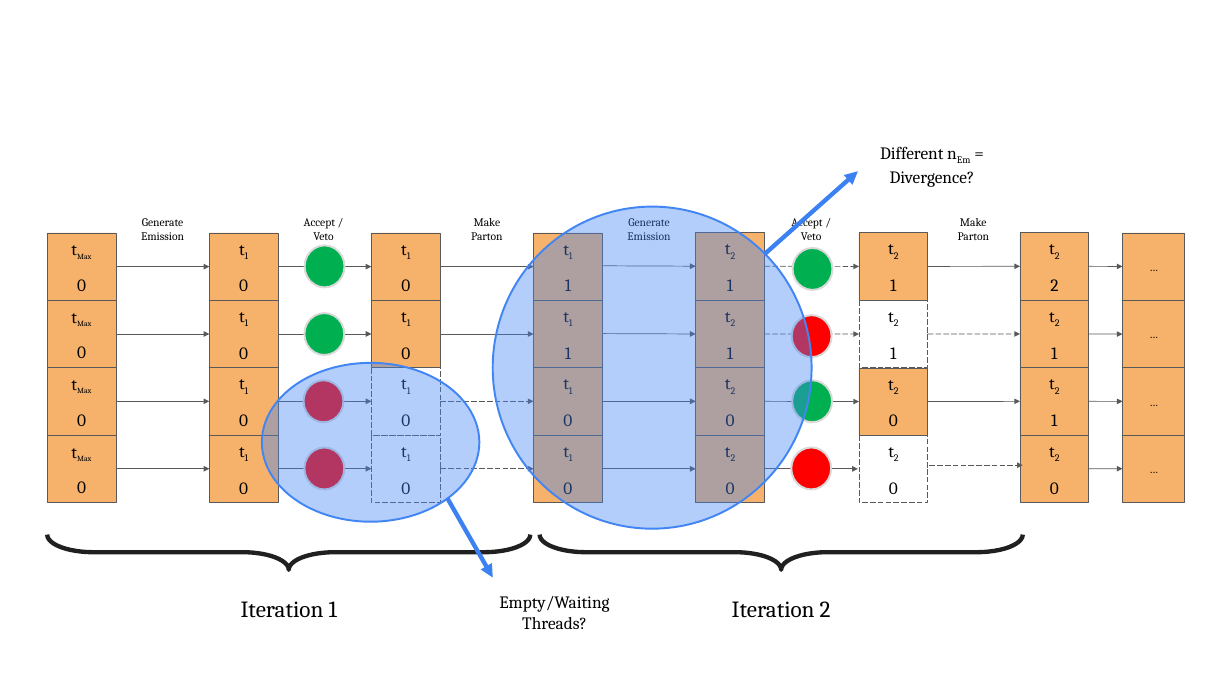
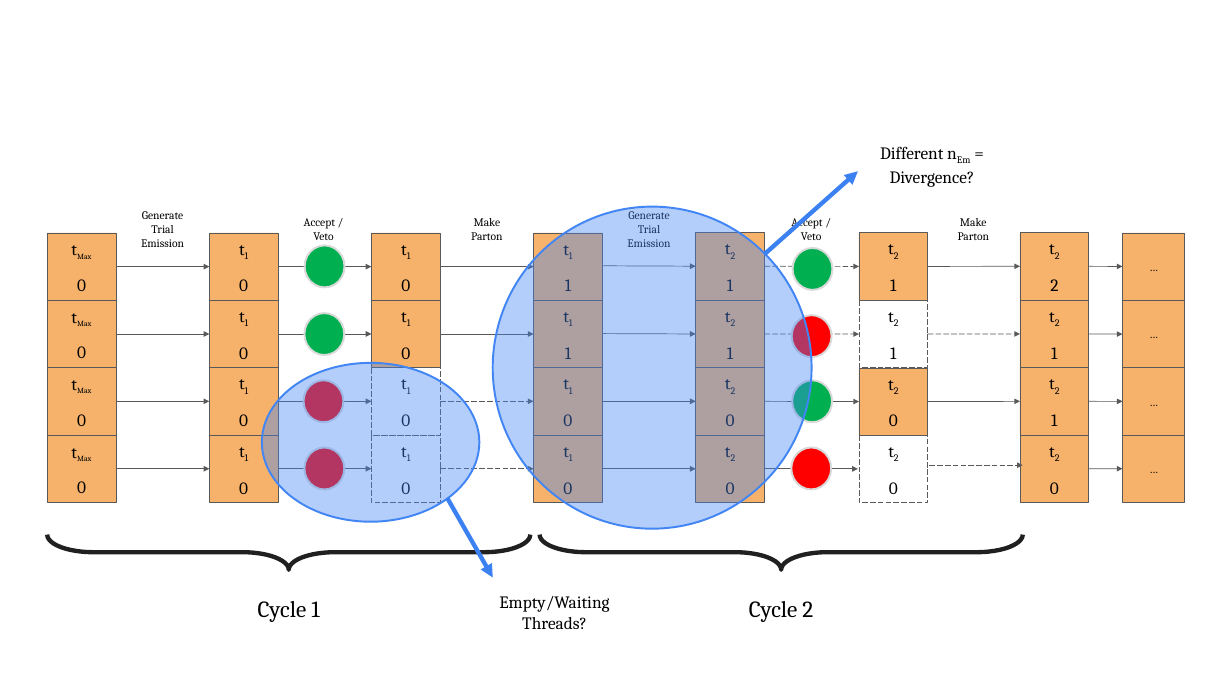
Before and after one commit to siddharthsule/gaps, a slide deck: slide 4 of doc/gaps-diagrams.pptx. Drawn at 1232x693 pixels with LibreOffice and Linux fonts; fonts in the diff are those of the drawing. Boxes give left, top, right and bottom in pixels: in the first picture for what was removed or moved away, otherwise in the second. Text is boxed around its words. In the diff, an @@ line names an element or a change of style, - is before the commit and + after.

```diff
--- a/doc/gaps-diagrams.pptx
+++ b/doc/gaps-diagrams.pptx
@@ text at bbox=[627, 208, 670, 247]: text changed @@
-Generate Emission
+Generate Trial Emission
@@ text at bbox=[141, 211, 184, 247]: text changed @@
-Generate Emission
+Generate Trial Emission
@@ text at bbox=[258, 601, 319, 622]: text changed @@
-Iteration 1
+Cycle 1
@@ text at bbox=[749, 601, 813, 622]: text changed @@
-Iteration 2
+Cycle 2
```
Also in this commit, not shown: 6 other slides changed, 1 slide added.
